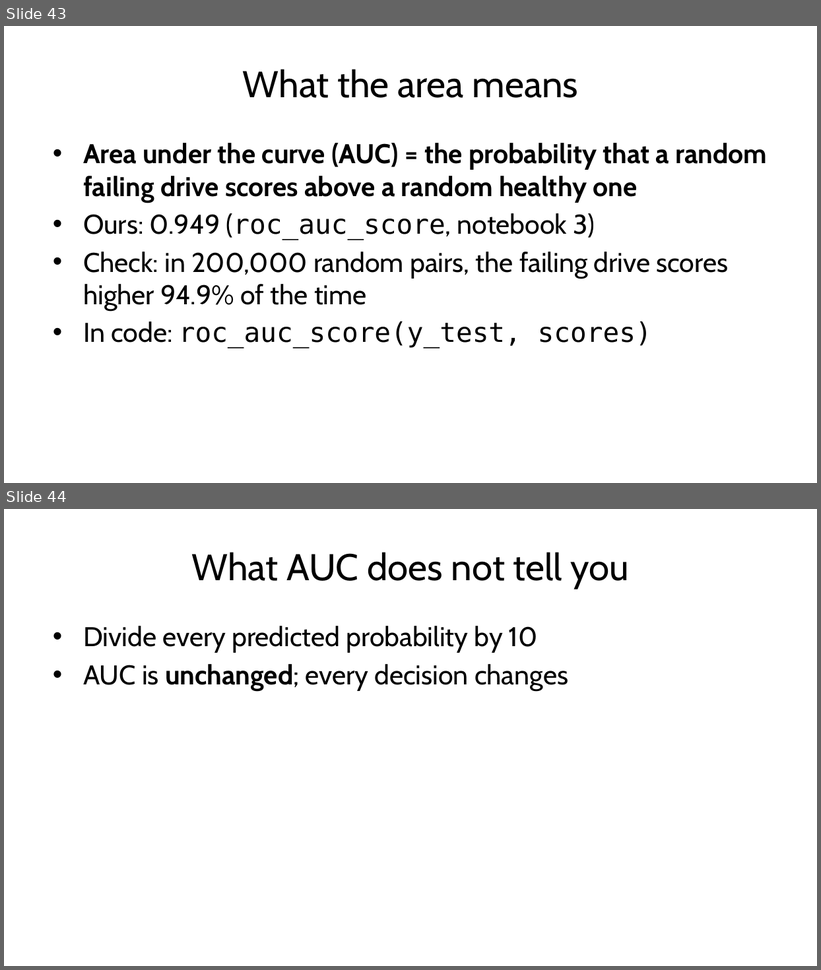
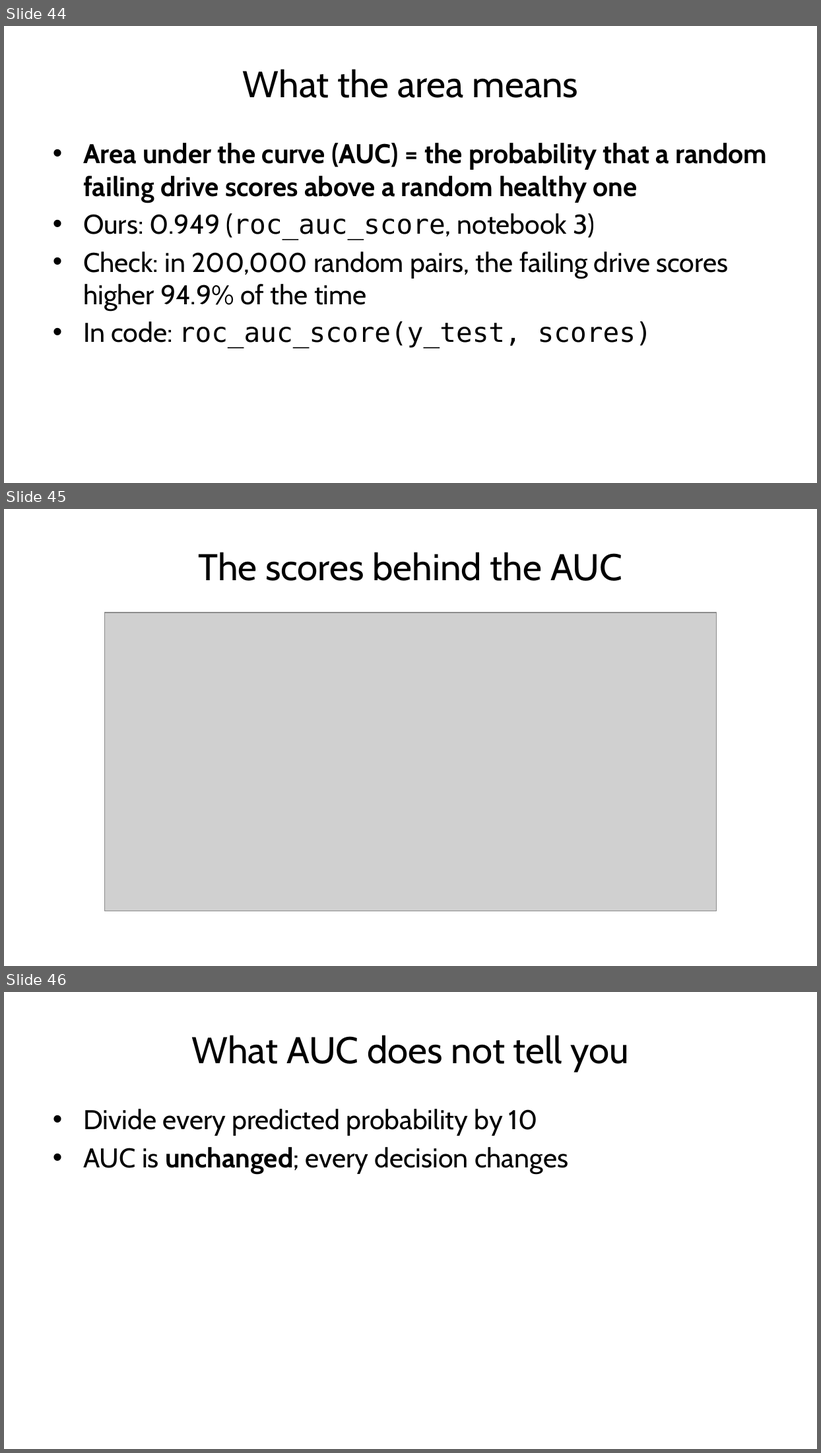
Before and after one commit to fabioantonini/technologies-for-artificial-intelligence, a slide deck: Lessons/04_classification_and_metrics/Slides/classification_and_metrics_slides.pptx. Shown one above the other, each under a label of ours: slides 43 and 44 before the commit, slides 44, 45 and 46 after it. The pictures are 821x970 and 821x1453 pixels, drawn with LibreOffice and Linux fonts; fonts in the diff are those of the drawing; grey boxes stand for pictures; background and template pictures are left out. Boxes give left, top, right and bottom in pixels: in the first picture for what was removed or moved away, otherwise in the second. Text is boxed around its words. In the diff, an @@ line names an element or a change of style, - is before the commit and + after.

```diff
--- a/Lessons/04_classification_and_metrics/Slides/classification_and_metrics_slides.pptx
+++ b/Lessons/04_classification_and_metrics/Slides/classification_and_metrics_slides.pptx
@@ slide 45 added at (x1=4, y1=509, x2=817, y2=966), background #FFFFFF @@
@@ title added at (x1=198, y1=552, x2=623, y2=581), 33 pt, text #1A1A1A @@
+The scores behind the AUC
@@ picture added at (x1=105, y1=613, x2=717, y2=912) @@
@@ what was slide 43 is now slide 44 @@
@@ what was slide 44 is now slide 46 @@
```
Also in this commit, not shown: 4 slides changed, 2 other slides added, 7 other files.
